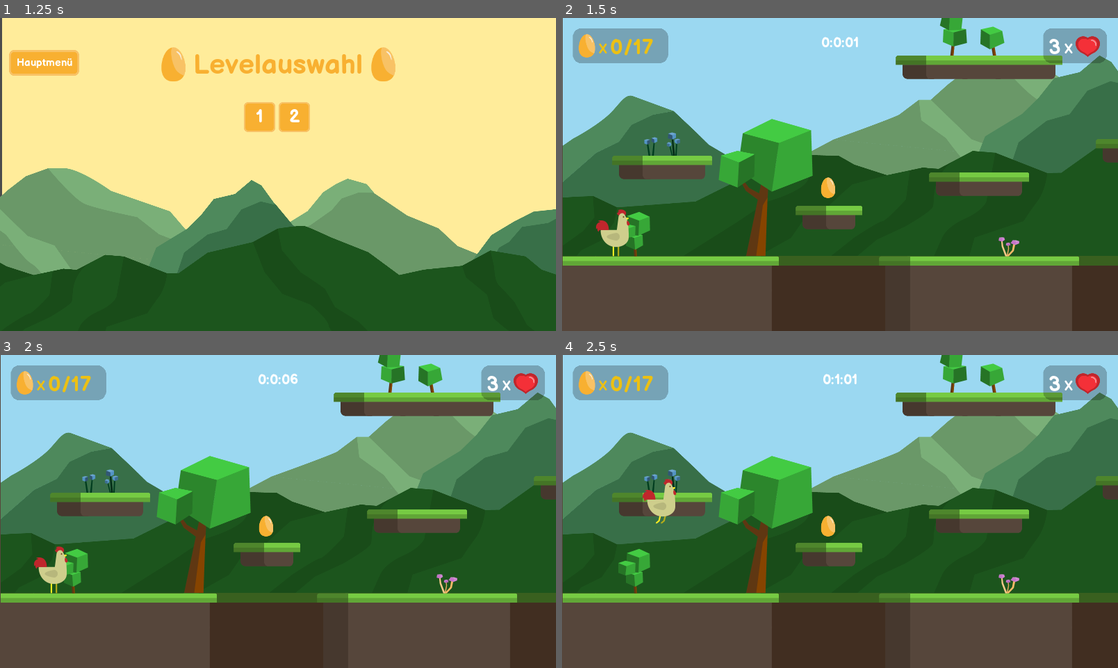
Above: before the commit, frames 1-4 (two rows, left to right).
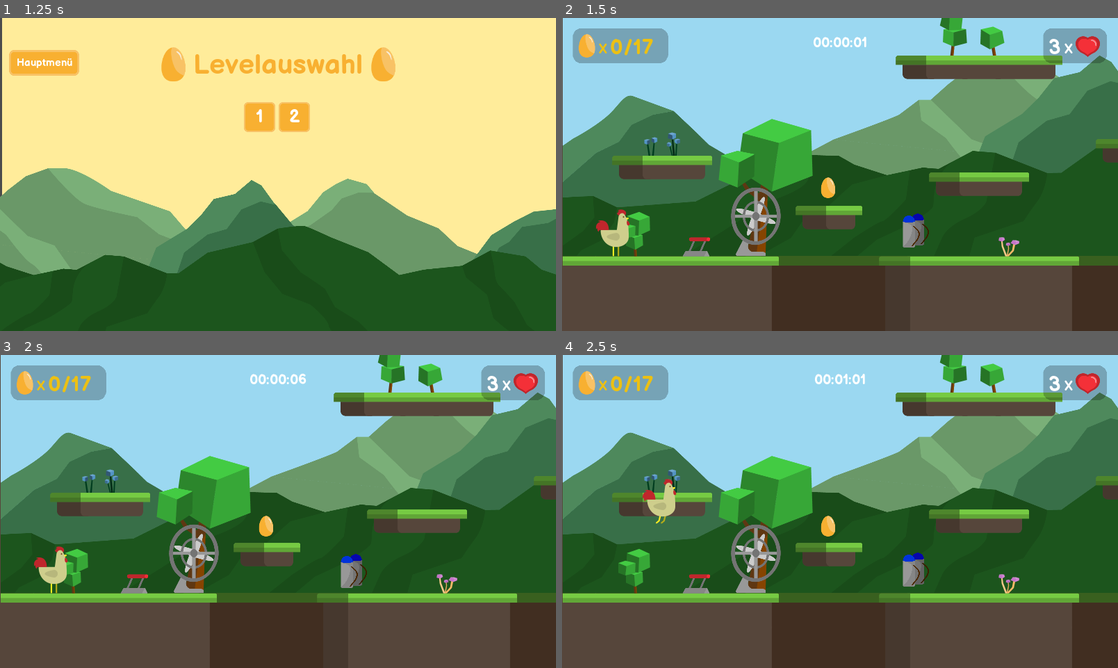
Above: after the commit, the same moments.

Repository: CutieCat2804/TheGoldenEgg
Game: Godot game, scene res://Scenes/Menus/TitleMenu/TitleMenu.tscn
Two runs of this game, one before a commit and one after it. Both use one fixed random seed, a clock stepped at 60 frames per second and the inputs below.
Inputs:
- Up to frame 1 (1.25 s): click "Levelauswahl" at 0.5 s
- Up to frame 2 (1.5 s): click "1" at 1.25 s
- Up to frame 3 (2 s): no input
- Up to frame 4 (2.5 s): hold Right (right) from 2.03 s (still down); tap E (action, bound only after the commit) at 2.1 s; tap Space (jump) at 2.27 s; tap W (fly, bound only after the commit) at 2.3 s

Frame 1 is identical in both runs. In frame 2, 1.6% of the frame differs, in the area x 21-66%, y 6-77%; in frame 3, 1.6%; in frame 4, 1.6%.

Commit message:
sehr viel

Diff:
--- /dev/null
+++ b/Scenes/Checkpoint/Checkpoint.gd
@@ -0,0 +1,12 @@
+extends Node2D
+
+signal checkpointChecked
+
+func _on_Area2D_body_entered(body):
+	emit_signal("checkpointChecked")
+	changeCheckpointSprite()
+	$Area2D.collision_layer = 0
+
+func changeCheckpointSprite():
+	$CheckpointSpriteChecked.visible = !$CheckpointSpriteChecked.visible
+	$CheckpointSprite.visible = !$CheckpointSprite.visible
--- /dev/null
+++ b/Scenes/Checkpoint/Checkpoint.tscn
@@ -0,0 +1,30 @@
+[gd_scene load_steps=5 format=2]
+
+[ext_resource path="res://assets/Checkpoint_Zeichenfläche 1-02.png" type="Texture" id=1]
+[ext_resource path="res://assets/Checkpoint_Zeichenfläche 1-01.png" type="Texture" id=2]
+[ext_resource path="res://Scenes/Checkpoint/Checkpoint.gd" type="Script" id=3]
+
+[sub_resource type="RectangleShape2D" id=1]
+extents = Vector2( 80.1132, 151.139 )
+
+[node name="Checkpoint" type="Node2D"]
+script = ExtResource( 3 )
+__meta__ = {
+"_edit_group_": true
+}
+
+[node name="CheckpointSprite" type="Sprite" parent="."]
+texture = ExtResource( 2 )
+
+[node name="CheckpointSpriteChecked" type="Sprite" parent="."]
+visible = false
+texture = ExtResource( 1 )
+
+[node name="Area2D" type="Area2D" parent="."]
+collision_layer = 4
+collision_mask = 2147483648
+
+[node name="CollisionShape2D" type="CollisionShape2D" parent="Area2D"]
+position = Vector2( -12.0137, 34.7059 )
+shape = SubResource( 1 )
+[connection signal="body_entered" from="Area2D" to="." method="_on_Area2D_body_entered"]
--- /dev/null
+++ b/Scenes/Fan/Fan.gd
@@ -0,0 +1,25 @@
+extends Node2D
+
+signal playerEnteredFan
+
+func _on_Lever_leverIsPressed(isActive):
+	if(isActive):
+		$AnimationPlayer.play("spin")
+		$Wind.play()
+		$Wind.visible = true
+		$Area2D.collision_mask = 32
+		$Area2D.collision_layer = 32
+	else:
+		$AnimationPlayer.stop()
+		$Wind.stop()
+		$Wind.frame = 0
+		$Wind.visible = false
+		$Area2D.collision_mask = 0
+		$Area2D.collision_layer = 0
+
+
+func _on_Area2D_body_entered(body):
+	emit_signal("playerEnteredFan", true)
+
+func _on_Area2D_body_exited(body):
+	emit_signal("playerEnteredFan", false)
--- /dev/null
+++ b/Scenes/Fan/Fan.tscn
@@ -0,0 +1,95 @@
+[gd_scene load_steps=37 format=2]
+
+[ext_resource path="res://assets/Fan/FanBlade.png" type="Texture" id=1]
+[ext_resource path="res://assets/Fan/Fan.png" type="Texture" id=2]
+[ext_resource path="res://Scenes/Fan/Fan.gd" type="Script" id=3]
+[ext_resource path="res://assets/Fan/Wind/Wind_116.png" type="Texture" id=4]
+[ext_resource path="res://assets/Fan/Wind/Wind_117.png" type="Texture" id=5]
+[ext_resource path="res://assets/Fan/Wind/Wind_115.png" type="Texture" id=6]
+[ext_resource path="res://assets/Fan/Wind/Wind_125.png" type="Texture" id=7]
+[ext_resource path="res://assets/Fan/Wind/Wind_126.png" type="Texture" id=8]
+[ext_resource path="res://assets/Fan/Wind/Wind_114.png" type="Texture" id=9]
+[ext_resource path="res://assets/Fan/Wind/Wind_112.png" type="Texture" id=10]
+[ext_resource path="res://assets/Fan/Wind/Wind_113.png" type="Texture" id=11]
+[ext_resource path="res://assets/Fan/Wind/Wind_109.png" type="Texture" id=12]
+[ext_resource path="res://assets/Fan/Wind/Wind_110.png" type="Texture" id=13]
+[ext_resource path="res://assets/Fan/Wind/Wind_111.png" type="Texture" id=14]
+[ext_resource path="res://assets/Fan/Wind/Wind_118.png" type="Texture" id=15]
+[ext_resource path="res://assets/Fan/Wind/Wind_120.png" type="Texture" id=16]
+[ext_resource path="res://assets/Fan/Wind/Wind_119.png" type="Texture" id=17]
+[ext_resource path="res://assets/Fan/Wind/Wind_124.png" type="Texture" id=18]
+[ext_resource path="res://assets/Fan/Wind/Wind_123.png" type="Texture" id=19]
+[ext_resource path="res://assets/Fan/Wind/Wind_137.png" type="Texture" id=20]
+[ext_resource path="res://assets/Fan/Wind/Wind_130.png" type="Texture" id=21]
+[ext_resource path="res://assets/Fan/Wind/Wind_136.png" type="Texture" id=22]
+[ext_resource path="res://assets/Fan/Wind/Wind_132.png" type="Texture" id=23]
+[ext_resource path="res://assets/Fan/Wind/Wind_131.png" type="Texture" id=24]
+[ext_resource path="res://assets/Fan/Wind/Wind_128.png" type="Texture" id=25]
+[ext_resource path="res://assets/Fan/Wind/Wind_133.png" type="Texture" id=26]
+[ext_resource path="res://assets/Fan/Wind/Wind_127.png" type="Texture" id=27]
+[ext_resource path="res://assets/Fan/Wind/Wind_129.png" type="Texture" id=28]
+[ext_resource path="res://assets/Fan/Wind/Wind_134.png" type="Texture" id=29]
+[ext_resource path="res://assets/Fan/Wind/Wind_135.png" type="Texture" id=30]
+[ext_resource path="res://assets/Fan/Wind/Wind_138.png" type="Texture" id=31]
+[ext_resource path="res://assets/Fan/Wind/Wind_121.png" type="Texture" id=32]
+[ext_resource path="res://assets/Fan/Wind/Wind_122.png" type="Texture" id=33]
+
+[sub_resource type="Animation" id=1]
+resource_name = "spin"
+length = 0.8
+loop = true
+tracks/0/type = "value"
+tracks/0/path = NodePath("BladeSprite:rotation_degrees")
+tracks/0/interp = 1
+tracks/0/loop_wrap = true
+tracks/0/imported = false
+tracks/0/enabled = true
+tracks/0/keys = {
+"times": PoolRealArray( 0, 0.8 ),
+"transitions": PoolRealArray( 1, 1 ),
+"update": 0,
+"values": [ 0.0, 360.0 ]
+}
+
+[sub_resource type="RectangleShape2D" id=2]
+extents = Vector2( 299.963, 18.7991 )
+
+[sub_resource type="SpriteFrames" id=3]
+animations = [ {
+"frames": [ ExtResource( 12 ), ExtResource( 13 ), ExtResource( 14 ), ExtResource( 10 ), ExtResource( 11 ), ExtResource( 9 ), ExtResource( 6 ), ExtResource( 4 ), ExtResource( 5 ), ExtResource( 15 ), ExtResource( 17 ), ExtResource( 16 ), ExtResource( 32 ), ExtResource( 33 ), ExtResource( 19 ), ExtResource( 18 ), ExtResource( 7 ), ExtResource( 8 ), ExtResource( 27 ), ExtResource( 25 ), ExtResource( 28 ), ExtResource( 21 ), ExtResource( 24 ), ExtResource( 23 ), ExtResource( 26 ), ExtResource( 29 ), ExtResource( 30 ), ExtResource( 22 ), ExtResource( 20 ), ExtResource( 31 ) ],
+"loop": true,
+"name": "default",
+"speed": 25.0
+} ]
+
+[node name="Fan" type="Node2D"]
+script = ExtResource( 3 )
+
+[node name="AnimationPlayer" type="AnimationPlayer" parent="."]
+anims/spin = SubResource( 1 )
+
+[node name="BladeSprite" type="Sprite" parent="."]
+rotation = 1.5708
+scale = Vector2( 0.6, 0.6 )
+texture = ExtResource( 1 )
+
+[node name="FanSprite" type="Sprite" parent="."]
+scale = Vector2( 0.6, 0.6 )
+texture = ExtResource( 2 )
+
+[node name="Area2D" type="Area2D" parent="."]
+collision_layer = 0
+collision_mask = 0
+
+[node name="CollisionShape2D" type="CollisionShape2D" parent="Area2D"]
+position = Vector2( 305.659, 4.88098 )
+shape = SubResource( 2 )
+
+[node name="Wind" type="AnimatedSprite" parent="."]
+visible = false
+position = Vector2( 311.315, 9.19225 )
+scale = Vector2( 0.24563, 0.151246 )
+frames = SubResource( 3 )
+frame = 19
+[connection signal="body_entered" from="Area2D" to="." method="_on_Area2D_body_entered"]
+[connection signal="body_exited" from="Area2D" to="." method="_on_Area2D_body_exited"]
--- /dev/null
+++ b/Scenes/Items/Jetpack.gd
@@ -0,0 +1,22 @@
+extends Node2D
+
+signal jetpack_collected
+
+func _ready():
+	pass
+
+
+func _on_Area2D_body_entered(body):
+	$AnimationPlayer.play("collect")
+	$JetpackSound.play()
+	$Area2D.set_collision_layer_bit(3, false)
+
+func _on_AnimationPlayer_animation_finished(anim_name):
+	emit_signal("jetpack_collected")
+	self.visible = false
+
+
+func _on_Player_respawnJetpack():
+	$Area2D.set_collision_layer_bit(3, true)
+	self.visible = true
+	$AnimationPlayer.play("bounce")
--- /dev/null
+++ b/Scenes/Items/Jetpack.tscn
@@ -0,0 +1,84 @@
+[gd_scene load_steps=10 format=2]
+
+[ext_resource path="res://assets/Jetpack/Jetpack_Zeichenfläche 1-01.png" type="Texture" id=1]
+[ext_resource path="res://assets/Jetpack/Jetpack_Zeichenfläche 1-03.png" type="Texture" id=2]
+[ext_resource path="res://assets/Jetpack/Jetpack_Zeichenfläche 1-02.png" type="Texture" id=3]
+[ext_resource path="res://Scenes/Items/Jetpack.gd" type="Script" id=4]
+[ext_resource path="res://Sounds/JetpackSound.ogg" type="AudioStream" id=5]
+
+[sub_resource type="SpriteFrames" id=1]
+animations = [ {
+"frames": [ ExtResource( 1 ) ],
+"loop": true,
+"name": "idle",
+"speed": 5.0
+}, {
+"frames": [ ExtResource( 3 ), ExtResource( 2 ) ],
+"loop": true,
+"name": "fly",
+"speed": 5.0
+} ]
+
+[sub_resource type="RectangleShape2D" id=2]
+extents = Vector2( 30.6748, 44.5868 )
+
+[sub_resource type="Animation" id=3]
+resource_name = "bounce"
+length = 1.2
+loop = true
+tracks/0/type = "value"
+tracks/0/path = NodePath("Jetpack:position")
+tracks/0/interp = 1
+tracks/0/loop_wrap = true
+tracks/0/imported = false
+tracks/0/enabled = true
+tracks/0/keys = {
+"times": PoolRealArray( 0, 0.3, 0.9 ),
+"transitions": PoolRealArray( 1, 1, 1 ),
+"update": 0,
+"values": [ Vector2( 0, 0 ), Vector2( 0, -10 ), Vector2( 0, 10 ) ]
+}
+
+[sub_resource type="Animation" id=4]
+resource_name = "collect"
+length = 0.6
+tracks/0/type = "value"
+tracks/0/path = NodePath("Jetpack:position")
+tracks/0/interp = 1
+tracks/0/loop_wrap = true
+tracks/0/imported = false
+tracks/0/enabled = true
+tracks/0/keys = {
+"times": PoolRealArray( 0, 0.4, 0.6 ),
+"transitions": PoolRealArray( 1, 1, 1 ),
+"update": 0,
+"values": [ Vector2( 0, 0 ), Vector2( 0, -50 ), Vector2( 0, -25 ) ]
+}
+
+[node name="Jetpack" type="Node2D"]
+script = ExtResource( 4 )
+
+[node name="Jetpack" type="AnimatedSprite" parent="."]
+scale = Vector2( 0.4, 0.4 )
+frames = SubResource( 1 )
+animation = "idle"
+playing = true
+
+[node name="Area2D" type="Area2D" parent="."]
+collision_layer = 8
+collision_mask = 0
+
+[node name="CollisionShape2D" type="CollisionShape2D" parent="Area2D"]
+position = Vector2( -3.1748, -3.53941 )
+shape = SubResource( 2 )
+
+[node name="AnimationPlayer" type="AnimationPlayer" parent="."]
+autoplay = "bounce"
+anims/bounce = SubResource( 3 )
+anims/collect = SubResource( 4 )
+
+[node name="JetpackSound" type="AudioStreamPlayer" parent="."]
+stream = ExtResource( 5 )
+volume_db = -20.0
+[connection signal="body_entered" from="Area2D" to="." method="_on_Area2D_body_entered"]
+[connection signal="animation_finished" from="AnimationPlayer" to="." method="_on_AnimationPlayer_animation_finished"]
--- a/Scenes/Level/HUD.gd
+++ b/Scenes/Level/HUD.gd
@@ -34,7 +34,8 @@
 		m += 1
 		s = 0
 
-	timerLabel.text = str(m) + ":" + str(s) + ":0" + str(ms)
+
+	timerLabel.text = ("0" + str(m) if str(m).length() == 1  else str(s)) + ":" + ("0" + str(s) if str(s).length() == 1  else str(s)) + ":0" + str(ms)
 
 	# reseted das Spiel, wenn der Player vier Coins eingesammelt
 	if coins == Globals.coinCount - 1:
--- a/Scenes/Level/Level1.tscn
+++ b/Scenes/Level/Level1.tscn
@@ -20,6 +20,10 @@
 [ext_resource path="res://TileMaps/SolidPlatforms.tres" type="TileSet" id=18]
 [ext_resource path="res://TileMaps/PassThroughPlatforms.tres" type="TileSet" id=19]
 [ext_resource path="res://Scenes/Level/Coins.gd" type="Script" id=20]
+[ext_resource path="res://Scenes/Items/Jetpack.tscn" type="PackedScene" id=21]
+[ext_resource path="res://Scenes/Checkpoint/Checkpoint.tscn" type="PackedScene" id=22]
+[ext_resource path="res://Scenes/Lever/Lever.tscn" type="PackedScene" id=23]
+[ext_resource path="res://Scenes/Fan/Fan.tscn" type="PackedScene" id=24]
 
 [sub_resource type="RectangleShape2D" id=1]
 extents = Vector2( 5216, 76.7195 )
@@ -27,6 +31,7 @@
 [node name="Level1" type="Node2D"]
 
 [node name="Background" type="Node2D" parent="."]
+z_index = -2
 
 [node name="ParallaxBackground" parent="Background" instance=ExtResource( 10 )]
 
@@ -209,7 +214,7 @@
 
 [node name="Player" parent="." instance=ExtResource( 11 )]
 position = Vector2( 153.01, 303.593 )
-collision_mask = 30
+collision_mask = 62
 
 [node name="Position2D" type="Position2D" parent="."]
 position = Vector2( 153.777, 303.738 )
@@ -283,15 +288,29 @@
 
 [node name="HUD" parent="." instance=ExtResource( 12 )]
 
-[node name="AudioStreamPlayer" type="AudioStreamPlayer" parent="."]
+[node name="BackgroundMusic" type="AudioStreamPlayer" parent="."]
 stream = ExtResource( 16 )
 volume_db = -40.0
 autoplay = true
+
+[node name="Jetpack" parent="." instance=ExtResource( 21 )]
+position = Vector2( 1013.17, 324.25 )
+
+[node name="Checkpoint1" parent="." instance=ExtResource( 22 )]
+position = Vector2( 3850.05, -573.613 )
+scale = Vector2( 0.5, 0.5 )
+
+[node name="Lever" parent="." instance=ExtResource( 23 )]
+position = Vector2( 388.226, 340.02 )
+z_index = -1
+
+[node name="Fan" parent="." instance=ExtResource( 24 )]
+position = Vector2( 557.055, 270.724 )
+z_index = -1
+[connection signal="changeCheckpointSprite" from="Player" to="Checkpoint1" method="changeCheckpointSprite"]
 [connection signal="looseLife" from="Player" to="HUD" method="_on_Player_looseLife"]
+[connection signal="respawnJetpack" from="Player" to="Jetpack" method="_on_Player_respawnJetpack"]
 [connection signal="body_entered" from="FallZone" to="Player" method="_on_FallZone_body_entered"]
-[connection signal="body_entered" from="FallZone" to="Player" method="_on_FallZone_body"]
-[connection signal="body_entered" from="FallZone" to="Player" method="_on_player_dead"]
-[connection signal="body_entered" from="FallZone" to="Player" method="_on_dead"]
 [connection signal="coin_collected" from="Coins/coin1" to="HUD" method="_on_coin_collected"]
 [connection signal="coin_collected" from="Coins/coin2" to="HUD" method="_on_coin_collected"]
 [connection signal="coin_collected" from="Coins/coin3" to="HUD" method="_on_coin_collected"]
@@ -310,3 +329,7 @@
 [connection signal="coin_collected" from="Coins/coin16" to="HUD" method="_on_coin_collected"]
 [connection signal="coin_collected" from="Coins/coin17" to="HUD" method="_on_coin_collected"]
 [connection signal="coinCount" from="HUD" to="Coins" method="_on_HUD_coinCount"]
+[connection signal="jetpack_collected" from="Jetpack" to="Player" method="_on_Jetpack_jetpack_collected"]
+[connection signal="checkpointChecked" from="Checkpoint1" to="Player" method="_on_Checkpoint_checkpointChecked"]
+[connection signal="leverIsPressed" from="Lever" to="Fan" method="_on_Lever_leverIsPressed"]
+[connection signal="playerEnteredFan" from="Fan" to="Player" method="_on_Fan_playerEnteredFan"]
--- a/Scenes/Level/Level2.tscn
+++ b/Scenes/Level/Level2.tscn
@@ -244,7 +244,7 @@
 collision_layer = 2
 collision_mask = 16
 format = 1
-tile_data = PoolIntArray( -1638402, 4, 0, -1507330, 4, 0, -1 …(2469 unchanged characters)…  0, 524288, 6, 0, 524290, 6, 0, 524292, 10, 0, 524294, 6, 0, 524296, 6, 0, 524298, …(2037 unchanged characters)…
+tile_data = PoolIntArray( -1638402, 4, 0, -1507330, 4, 0, -1 …(2469 unchanged characters)…  0, 524288, 6, 0, 524290, 6, 0, 524292, 6, 0, 524294, 6, 0, 524296, 6, 0, 524298, …(2037 unchanged characters)…
 
 [node name="TileMap One-Way" type="TileMap" parent="."]
 scale = Vector2( 0.75, 0.75 )
--- /dev/null
+++ b/Scenes/Lever/Lever.gd
@@ -0,0 +1,24 @@
+extends Node2D
+
+signal leverIsPressed
+
+var playerHasEntered
+var isActive = false
+
+func _physics_process(delta):
+	if(playerHasEntered && Input.is_action_just_pressed("action")):
+		isActive = !isActive
+		emit_signal("leverIsPressed", isActive)
+		changeLeverSprite()
+
+func changeLeverSprite():
+	$LeverSpriteDeactive.visible = !$LeverSpriteDeactive.visible
+	$LeverSpriteActive.visible = !$LeverSpriteActive.visible
+
+func _on_Area2D_body_entered(body):
+	playerHasEntered = true
+	$KeySprite.visible = true
+
+func _on_Area2D_body_exited(body):
+	playerHasEntered = false
+	$KeySprite.visible = false
--- /dev/null
+++ b/Scenes/Lever/Lever.tscn
@@ -0,0 +1,37 @@
+[gd_scene load_steps=6 format=2]
+
+[ext_resource path="res://assets/Lever/LeverActive.png" type="Texture" id=1]
+[ext_resource path="res://assets/Lever/LeverDeactive.png" type="Texture" id=2]
+[ext_resource path="res://Scenes/Lever/Lever.gd" type="Script" id=3]
+[ext_resource path="res://assets/KeyboardKey.png" type="Texture" id=4]
+
+[sub_resource type="RectangleShape2D" id=1]
+extents = Vector2( 34.0463, 27.5027 )
+
+[node name="Lever" type="Node2D"]
+script = ExtResource( 3 )
+
+[node name="LeverSpriteActive" type="Sprite" parent="."]
+visible = false
+scale = Vector2( 0.25, 0.25 )
+texture = ExtResource( 1 )
+
+[node name="LeverSpriteDeactive" type="Sprite" parent="."]
+scale = Vector2( 0.25, 0.25 )
+texture = ExtResource( 2 )
+
+[node name="KeySprite" type="Sprite" parent="."]
+visible = false
+position = Vector2( 8.48528, -34.9402 )
+scale = Vector2( 0.25, 0.25 )
+texture = ExtResource( 4 )
+
+[node name="Area2D" type="Area2D" parent="."]
+collision_layer = 32
+collision_mask = 32
+
+[node name="CollisionShape2D" type="CollisionShape2D" parent="Area2D"]
+position = Vector2( 4.16222, 18.4327 )
+shape = SubResource( 1 )
+[connection signal="body_entered" from="Area2D" to="." method="_on_Area2D_body_entered"]
+[connection signal="body_exited" from="Area2D" to="." method="_on_Area2D_body_exited"]
--- a/Scenes/Player/Player.gd
+++ b/Scenes/Player/Player.gd
@@ -1,34 +1,62 @@
 extends KinematicBody2D
 
 signal looseLife
+signal respawnJetpack
+signal changeCheckpointSprite
 
 onready var deathTimer = get_node("DeathTimer")
 
-# velocity bestimmt die Position des Players
-var velocity = Vector2(0,0)
-var coins = 0
 const SPEED = 300
 const GRAVITY = 35
 const JUMPFORCE = -1100
+const JUMPFORCEJETPACK = -2300
 
+const FANSPEED = 200
+const TOWARDSFANSPEED = 75
+const AWAYFANSPEED = 275
+
+var velocity = Vector2(0,0)
+var coins = 0
 var jump_count = 0
 var on_ground = false
+var gotHurt = false
+var item = "none"
+var usedJetpack = true
 
-var gotHurt = false
+onready var playerSpawnpoint = get_parent().get_node("Position2D").position
 
-# beinhaltet alles, was sechzig Mal pro Sekunde ausgeführt werden soll (z.B Bewegung)
+var playerEnteredFan = false
+
 func _physics_process(delta):
 	if gotHurt == false:
 		# right und left selbst erstellter Input
 		# Input Tasten ändern: Project - Input Map - Add New Action - Press Plus - Bind Key
 		# Sprite.play() setzt die Animation|Sprite.flip_h flippt die Animation
+		respawnJetpack()
+
+		if !playerEnteredFan:
+			if Input.is_action_pressed("right"):
+				velocity.x = SPEED
+			elif Input.is_action_pressed("left"):
+				velocity.x = -SPEED
+
+			if Input.is_action_just_pressed("fly") and is_on_floor() and item == "Jetpack" and usedJetpack == false:
+				velocity.y = JUMPFORCEJETPACK
+		else:
+			velocity.x = FANSPEED
+			velocity.y = -GRAVITY
+			if Input.is_action_pressed("right"):
+				velocity.x = AWAYFANSPEED
+			elif Input.is_action_pressed("left"):
+				velocity.x = -TOWARDSFANSPEED
+
+		# Animationen
+	if item == "none":
 		if Input.is_action_pressed("right"):
-			velocity.x = SPEED
 			$Sprite.flip_h = false
 			if is_on_floor():
 				$Sprite.play("walk")
 		elif Input.is_action_pressed("left"):
-			velocity.x = -SPEED
 			$Sprite.flip_h = true
 			if is_on_floor():
 				$Sprite.play("walk")
@@ -36,8 +64,28 @@
 			if is_on_floor():
 				$Sprite.play("idle")
 
-		if not is_on_floor():
+		if not is_on_floor() :
 			$Sprite.play("jump")
+
+	elif item == "Jetpack":
+		if Input.is_action_pressed("right"):
+			$Sprite.flip_h = false
+			if is_on_floor():
+				$Sprite.play("walkJetpack")
+		elif Input.is_action_pressed("left"):
+			$Sprite.flip_h = true
+			if is_on_floor():
+				$Sprite.play("walkJetpack")
+		else:
+			if is_on_floor():
+				$Sprite.play("idleJetpack")
+
+		if not is_on_floor() and not usedJetpack:
+			$Sprite.play("jumpJetpack")
+
+		if Input.is_action_just_pressed("fly") and is_on_floor():
+			$Sprite.play("flyJetpack")
+			usedJetpack = true
 
 	# Lässt den Player fallen|Je länger er fällt desto schneller fällt er
 	velocity.y += GRAVITY
@@ -77,6 +125,9 @@
 	# Spieler bleibt durch diese Funktion langsam wieder stehen
 	velocity.x = lerp(velocity.x,0,0.1)
 
+
+
+# Signal vom Enemy aus
 func _on_Enemy_playerGotHurt():
 	velocity.y = -700
 	$CollisionShape2D.disabled = true
@@ -85,6 +136,7 @@
 	self.collision_layer = 0
 	playerDeath()
 
+# Signal von der FallZone  aus
 # Wenn die FallZone (Area2D) betreten wird, also man runterfällt, wird die Szene reseted
 func _on_FallZone_body_entered(body):
 	playerDeath()
@@ -103,10 +155,34 @@
 		get_tree().change_scene("res://Scenes/Menus/GameOver+Win/GameOver.tscn")
 	else:
 		# setzt die Player(self) Position auf die Position der Position2D Node zurück
-		self.position = get_parent().get_node("Position2D").position
+		self.position = playerSpawnpoint
 		$CollisionShape2D.disabled = false
-		self.collision_mask = 23
+		self.collision_mask = 62
 		self.collision_layer = 1
 		gotHurt = false
 		# sendet Signal an das HUD, um dort das Leben richtig anzuzeigen
 		emit_signal("looseLife")
+
+		usedJetpack = true
+		respawnJetpack()
+
+
+
+
+func _on_Jetpack_jetpack_collected():
+	usedJetpack = false
+	item = "Jetpack"
+
+func respawnJetpack():
+	if item == "Jetpack" and usedJetpack == true:
+		if is_on_floor():
+			item = "none"
+			emit_signal("respawnJetpack")
+
+
+func _on_Checkpoint_checkpointChecked():
+	playerSpawnpoint = self.position
+
+
+func _on_Fan_playerEnteredFan(_playerEnteredFan):
+	playerEnteredFan = _playerEnteredFan
--- a/Scenes/Player/Player.tscn
+++ b/Scenes/Player/Player.tscn
@@ -11,6 +11,16 @@
 [ext_resource path="res://assets/Huhn/HuhnJump1.png" type="Texture" id=9]
 [ext_resource path="res://assets/Huhn/HuhnJump2.png" type="Texture" id=10]
 [ext_resource path="res://Sounds/DeathSound.wav" type="AudioStream" id=11]
+[ext_resource path="res://assets/Huhn/JetpackHuhn/Huhn-12.png" type="Texture" id=12]
+[ext_resource path="res://assets/Huhn/JetpackHuhn/Huhn-14.png" type="Texture" id=13]
+[ext_resource path="res://assets/Huhn/JetpackHuhn/Huhn-13.png" type="Texture" id=14]
+[ext_resource path="res://assets/Huhn/JetpackHuhn/Huhn-15.png" type="Texture" id=15]
+[ext_resource path="res://assets/Huhn/JetpackHuhn/Huhn-16.png" type="Texture" id=16]
+[ext_resource path="res://assets/Huhn/JetpackHuhn/Huhn-19.png" type="Texture" id=17]
+[ext_resource path="res://assets/Huhn/JetpackHuhn/Huhn-21.png" type="Texture" id=18]
+[ext_resource path="res://assets/Huhn/JetpackHuhn/Huhn-17.png" type="Texture" id=19]
+[ext_resource path="res://assets/Huhn/JetpackHuhn/Huhn-18.png" type="Texture" id=20]
+[ext_resource path="res://assets/Huhn/JetpackHuhn/Huhn-20.png" type="Texture" id=21]
 
 [sub_resource type="SpriteFrames" id=1]
 animations = [ {
@@ -24,9 +34,29 @@
 "name": "walk",
 "speed": 5.0
 }, {
+"frames": [ ExtResource( 14 ), ExtResource( 12 ) ],
+"loop": true,
+"name": "flyJetpack",
+"speed": 5.0
+}, {
 "frames": [ ExtResource( 9 ), ExtResource( 10 ) ],
 "loop": true,
 "name": "jump",
+"speed": 5.0
+}, {
+"frames": [ ExtResource( 16 ), ExtResource( 19 ), ExtResource( 20 ), ExtResource( 17 ), ExtResource( 21 ), ExtResource( 18 ) ],
+"loop": true,
+"name": "walkJetpack",
+"speed": 5.0
+}, {
+"frames": [ ExtResource( 13 ) ],
+"loop": true,
+"name": "jumpJetpack",
+"speed": 5.0
+}, {
+"frames": [ ExtResource( 15 ) ],
+"loop": true,
+"name": "idleJetpack",
 "speed": 5.0
 } ]
 
@@ -36,7 +66,7 @@
 
 [node name="Player" type="KinematicBody2D"]
 position = Vector2( 0, -0.707108 )
-collision_mask = 23
+collision_mask = 31
 script = ExtResource( 2 )
 __meta__ = {
 "_edit_group_": true
@@ -45,7 +75,6 @@
 [node name="Sprite" type="AnimatedSprite" parent="."]
 frames = SubResource( 1 )
 animation = "idle"
-playing = true
 
 [node name="CollisionShape2D" type="CollisionShape2D" parent="."]
 position = Vector2( 7.7782, 2.82841 )
--- a/project.godot
+++ b/project.godot
@@ -54,6 +54,16 @@
 "events": [ Object(InputEventKey,"resource_local_to_scene":false,"resource_name":"","device":0,"alt":false,"shift":false,"control":false,"meta":false,"command":false,"pressed":false,"scancode":16777217,"unicode":0,"echo":false,"script":null)
  ]
 }
+fly={
+"deadzone": 0.5,
+"events": [ Object(InputEventKey,"resource_local_to_scene":false,"resource_name":"","device":0,"alt":false,"shift":false,"control":false,"meta":false,"command":false,"pressed":false,"scancode":87,"unicode":0,"echo":false,"script":null)
+ ]
+}
+action={
+"deadzone": 0.5,
+"events": [ Object(InputEventKey,"resource_local_to_scene":false,"resource_name":"","device":0,"alt":false,"shift":false,"control":false,"meta":false,"command":false,"pressed":false,"scancode":69,"unicode":0,"echo":false,"script":null)
+ ]
+}
 
 [layer_names]
 
@@ -62,6 +72,7 @@
 2d_physics/layer_3="fallzone"
 2d_physics/layer_4="item"
 2d_physics/layer_5="enemy"
+2d_physics/layer_6="objects"
 
 [rendering]
 
Empty file added: Area2D.gd
Not shown: 4 places in Scenes/Enemy/Enemy.tscn that only renumber resources
Not shown: 1 places in Scenes/Level/Level1.tscn that only renumber resources
Not shown: 1 places in Scenes/Player/Player.tscn that only renumber resources
Not shown, added: Sounds/JetpackSound.ogg.import
Not shown, added: assets/Buttons/Checkpoint_Zeichenfläche 1-02.png.import
Binary file added: assets/Checkpoint_Zeichenfläche 1-01.png
Not shown, added: assets/Checkpoint_Zeichenfläche 1-01.png.import
Binary file added: assets/Checkpoint_Zeichenfläche 1-02.png
Not shown, added: assets/Checkpoint_Zeichenfläche 1-02.png.import
Binary file added: assets/Fan/Fan.png
Not shown, added: assets/Fan/Fan.png.import
(and 105 more such lines)
